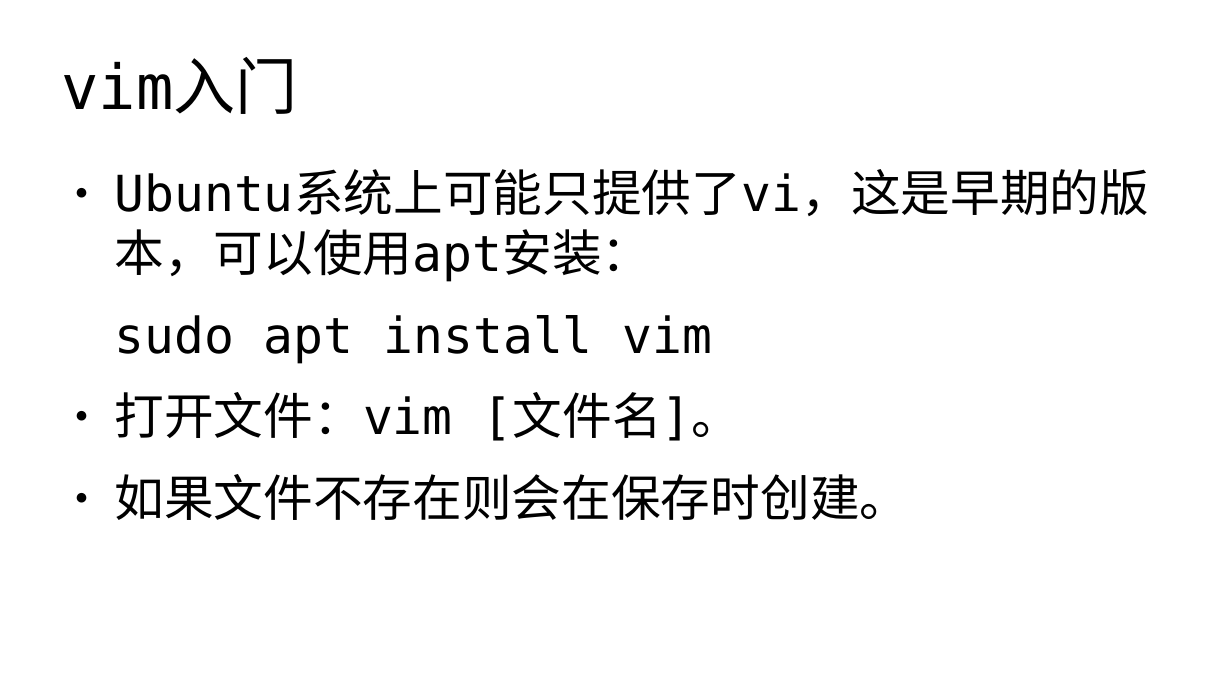
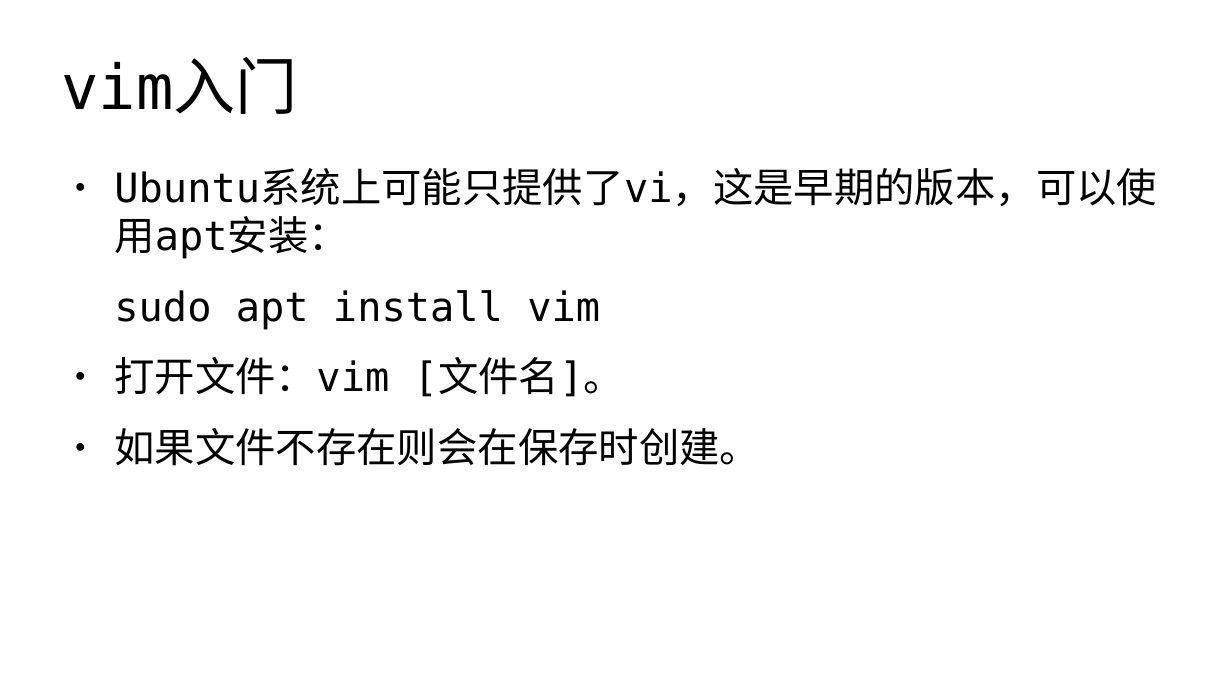
Before and after one commit to master-genius/linux-system, a slide deck: slide 9 of materials/slides/ch06-edit-file.odp (slide 7 before the commit). Drawn at 1232x693 pixels with LibreOffice and Linux fonts; fonts in the diff are those of the drawing. Boxes give left, top, right and bottom in pixels: in the first picture for what was removed or moved away, otherwise in the second. Text is boxed around its words. In the diff, an @@ line names an element or a change of style, - is before the commit and + after.

```diff
--- a/materials/slides/ch06-edit-file.odp
+++ b/materials/slides/ch06-edit-file.odp
@@ text "Ubuntu系统上可能只提供了vi，这是早期的版本，可以使用apt安装：" at box(114, 169, 1157, 466): size 32 to 26 pt @@
```
Also in this commit, not shown: 7 other slides changed, 3 slides added, 3 other files.
